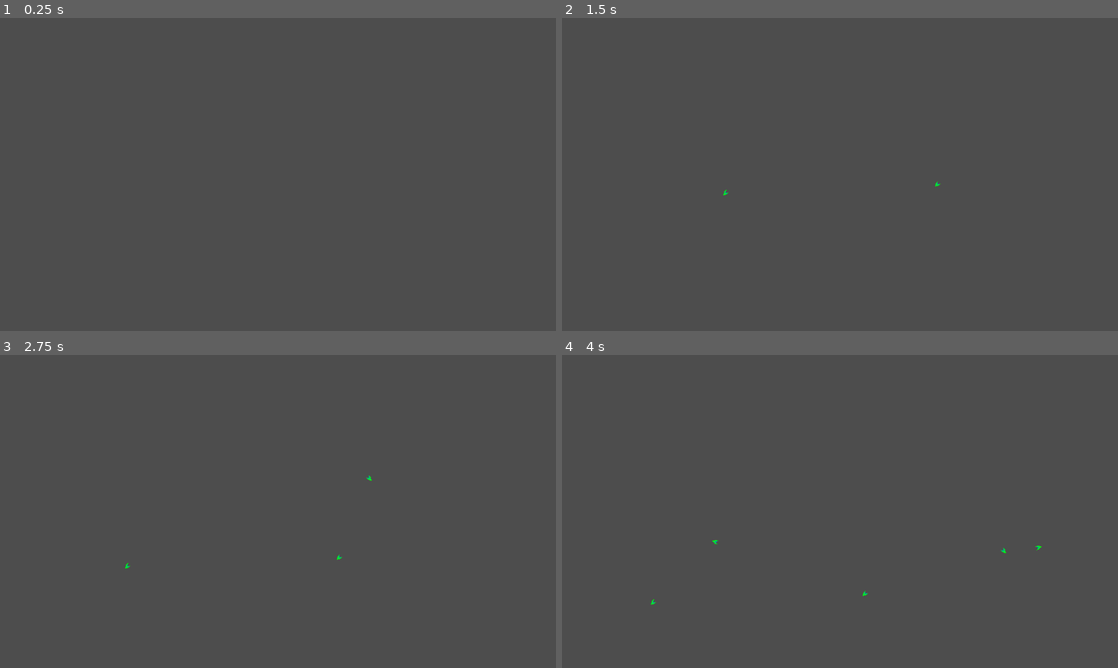
Above: before the commit, frames 1-4 (two rows, left to right).
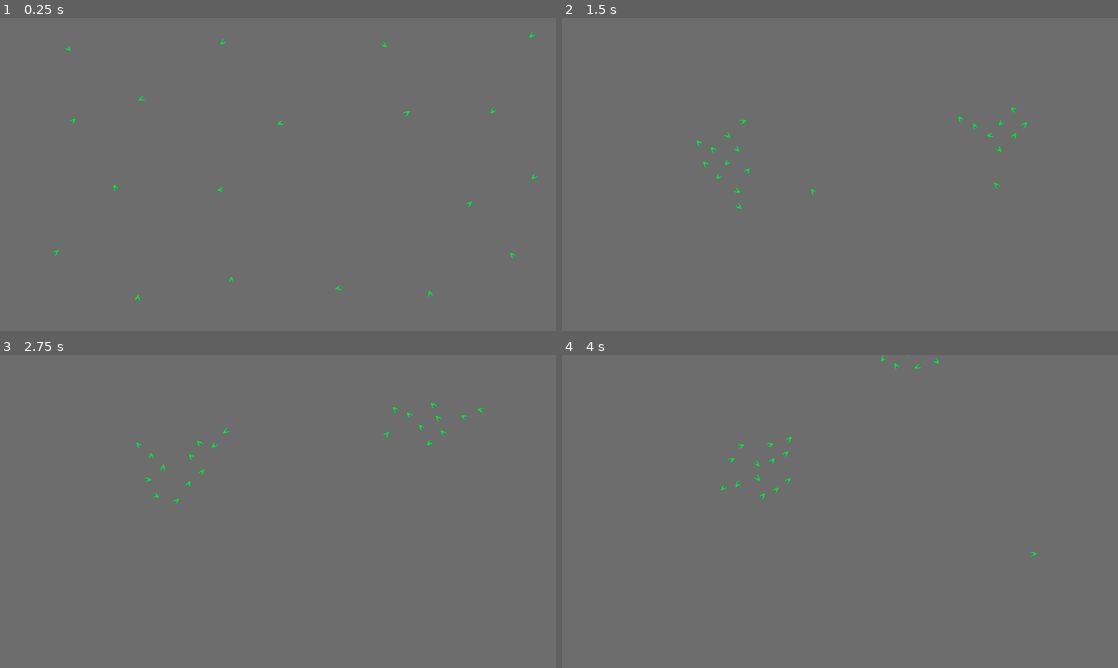
Above: after the commit, the same moments.

Repository: JarWarren/Boids
Game: Godot game, scene res://Scene2d.tscn
The game is run twice, just before and just after one commit, with the same random seed, the same clock (stepped at 60 frames per second) and the same inputs. Before the commit the project starts from res://plane.tscn.
Inputs (mouse positions are in pixels of both pictures, inside the frame that each line leads up to):
- Up to frame 1 (0.25 s): no input
- Up to frame 2 (1.5 s): move the mouse to (962, 158) at 0.52 s; click (962, 158) at 0.6 s; move the mouse to (728, 190) at 1.27 s; click (728, 190) at 1.35 s
- Up to frame 3 (2.75 s): move the mouse to (333, 442) at 2.02 s; click (333, 442) at 2.1 s
- Up to frame 4 (4 s): move the mouse to (812, 574) at 2.77 s; click (812, 574) at 2.85 s; move the mouse to (1006, 558) at 3.52 s; click (1006, 558) at 3.6 s

The runs differ from the first frame. In frame 1, 100% of the frame differs, in the area x 0-100%, y 0-100%; in frame 2, 100%; in frame 3, 100%; in frame 4, 100%.

Commit message:
2d behavior

Diff:
--- a/Boid.gd
+++ /dev/null
@@ -1,22 +0,0 @@
-class_name Boid
-extends Sprite2D
-
-const MAX_SPEED = 3
-var _velocity = Vector2(randi_range(-MAX_SPEED, MAX_SPEED), randi_range(-MAX_SPEED, MAX_SPEED))
-
-func _process(_delta):
-	_velocity += _align() + _separate() + _cohere()
-	position += _velocity
-	rotation = _velocity.normalized().angle()
-
-
-func _align() -> Vector2:
-	return Vector2.ZERO
-
-
-func _separate() -> Vector2:
-	return Vector2.ZERO
-
-
-func _cohere() -> Vector2:
-	return Vector2.ZERO
--- a/Boid.tscn
+++ /dev/null
@@ -1,9 +0,0 @@
-[gd_scene load_steps=3 format=3 uid="uid://ba6a244j217ua"]
-
-[ext_resource type="Texture2D" uid="uid://cbslrgw4p8y3o" path="res://boid.PNG" id="1_oi6fw"]
-[ext_resource type="Script" path="res://Boid.gd" id="2_7spif"]
-
-[node name="Boid" type="Sprite2D"]
-texture_filter = 1
-texture = ExtResource( "1_oi6fw" )
-script = ExtResource( "2_7spif" )
--- /dev/null
+++ b/Boid2D.gd
@@ -0,0 +1,48 @@
+extends Area2D
+
+const MAX_SPEED = 3
+var velocity = Vector2(randf_range(-MAX_SPEED, MAX_SPEED), randf_range(-MAX_SPEED, MAX_SPEED))
+var local_boids = []
+
+func _ready():
+	rotation = velocity.normalized().angle()
+
+func _process(_delta):
+	if local_boids.size() == 0:
+		position += velocity
+		return
+	var cohesion = Vector2.ZERO
+	var separation = Vector2.ZERO
+	var alignment = Vector2.ZERO
+	for boid in local_boids:
+		cohesion += boid.position
+		alignment += boid.velocity
+		if position.distance_to(boid.position) < 32:
+			separation -= boid.position - position
+	cohesion /= local_boids.size()
+	cohesion -= position
+	cohesion /= 128
+	alignment /= local_boids.size()
+	alignment -= velocity
+	alignment /= 32
+	velocity += cohesion + separation + alignment
+	if position.x < 0:
+		velocity.x += 1
+	elif position.x > 1024:
+		velocity.x -= 1
+	if position.y < 0:
+		velocity.y += 1
+	elif position.y > 600:
+		velocity.y -= 1
+	velocity.x = clamp(velocity.x, -MAX_SPEED, MAX_SPEED)
+	velocity.y = clamp(velocity.y, -MAX_SPEED, MAX_SPEED)
+	position += velocity
+	rotation = velocity.normalized().angle()
+
+
+func _on_boid_2d_area_entered(area):
+	local_boids.append(area)
+
+
+func _on_boid_2d_area_exited(area):
+	local_boids.remove_at(local_boids.find(area))
--- /dev/null
+++ b/Boid2D.tscn
@@ -0,0 +1,21 @@
+[gd_scene load_steps=4 format=3 uid="uid://4iumqwkujjjx"]
+
+[ext_resource type="Texture2D" uid="uid://cbslrgw4p8y3o" path="res://boid.PNG" id="1_8mgmy"]
+[ext_resource type="Script" path="res://Boid2D.gd" id="2_i1hcn"]
+
+[sub_resource type="CircleShape2D" id="CircleShape2D_6kr3i"]
+radius = 120.004
+
+[node name="Boid2D" type="Area2D"]
+texture_filter = 1
+script = ExtResource( "2_i1hcn" )
+
+[node name="CollisionShape2D" type="CollisionShape2D" parent="."]
+shape = SubResource( "CircleShape2D_6kr3i" )
+
+[node name="Sprite2D" type="Sprite2D" parent="."]
+texture_filter = 2
+texture = ExtResource( "1_8mgmy" )
+
+[connection signal="area_entered" from="." to="." method="_on_boid_2d_area_entered"]
+[connection signal="area_exited" from="." to="." method="_on_boid_2d_area_exited"]
--- a/plane.gd
+++ b/Scene2d.gd
@@ -1,10 +1,9 @@
 extends Node2D
 
-var boid_scene = preload("res://Boid.tscn")
+var boid_scene = preload("res://Boid2D.tscn")
 
 func _process(_delta):
 	if Input.is_action_just_pressed("click"):
 		var boid = boid_scene.instantiate()
 		add_child(boid)
 		boid.global_position = get_global_mouse_position()
-	# make the 3 rules togglable with hotkeys
--- /dev/null
+++ b/Scene2d.tscn
@@ -0,0 +1,64 @@
+[gd_scene load_steps=3 format=3 uid="uid://d3dihmds3oiu7"]
+
+[ext_resource type="Script" path="res://Scene2d.gd" id="1_ixkt0"]
+[ext_resource type="PackedScene" uid="uid://4iumqwkujjjx" path="res://Boid2D.tscn" id="2_iic0v"]
+
+[node name="Scene2D" type="Node2D"]
+script = ExtResource( "1_ixkt0" )
+
+[node name="Boid2D" parent="." instance=ExtResource( "2_iic0v" )]
+position = Vector2(131, 28)
+
+[node name="Boid2D2" parent="." instance=ExtResource( "2_iic0v" )]
+position = Vector2(492, 7)
+
+[node name="Boid2D3" parent="." instance=ExtResource( "2_iic0v" )]
+position = Vector2(338, 159)
+
+[node name="Boid2D7" parent="." instance=ExtResource( "2_iic0v" )]
+position = Vector2(492, 366)
+
+[node name="Boid2D8" parent="." instance=ExtResource( "2_iic0v" )]
+position = Vector2(479, 571)
+
+[node name="Boid2D9" parent="." instance=ExtResource( "2_iic0v" )]
+position = Vector2(271, 624)
+
+[node name="Boid2D4" parent="." instance=ExtResource( "2_iic0v" )]
+position = Vector2(117, 248)
+
+[node name="Boid2D5" parent="." instance=ExtResource( "2_iic0v" )]
+position = Vector2(80, 503)
+
+[node name="Boid2D6" parent="." instance=ExtResource( "2_iic0v" )]
+position = Vector2(274, 390)
+
+[node name="Boid2D10" parent="." instance=ExtResource( "2_iic0v" )]
+position = Vector2(778, 12)
+
+[node name="Boid2D11" parent="." instance=ExtResource( "2_iic0v" )]
+position = Vector2(1139, -9)
+
+[node name="Boid2D12" parent="." instance=ExtResource( "2_iic0v" )]
+position = Vector2(997, 148)
+
+[node name="Boid2D13" parent="." instance=ExtResource( "2_iic0v" )]
+position = Vector2(1151, 293)
+
+[node name="Boid2D14" parent="." instance=ExtResource( "2_iic0v" )]
+position = Vector2(1105, 512)
+
+[node name="Boid2D19" parent="." instance=ExtResource( "2_iic0v" )]
+position = Vector2(606, 188)
+
+[node name="Boid2D15" parent="." instance=ExtResource( "2_iic0v" )]
+position = Vector2(918, 608)
+
+[node name="Boid2D16" parent="." instance=ExtResource( "2_iic0v" )]
+position = Vector2(810, 237)
+
+[node name="Boid2D17" parent="." instance=ExtResource( "2_iic0v" )]
+position = Vector2(713, 553)
+
+[node name="Boid2D18" parent="." instance=ExtResource( "2_iic0v" )]
+position = Vector2(928, 404)
--- a/plane.tscn
+++ /dev/null
@@ -1,9 +0,0 @@
-[gd_scene load_steps=3 format=3 uid="uid://vo1oym081pic"]
-
-[ext_resource type="Script" path="res://plane.gd" id="1_nhua7"]
-[ext_resource type="PackedScene" uid="uid://ba6a244j217ua" path="res://Boid.tscn" id="1_yxkx1"]
-
-[node name="Plane" type="Node2D"]
-script = ExtResource( "1_nhua7" )
-
-[node name="Boid" parent="." instance=ExtResource( "1_yxkx1" )]
--- a/project.godot
+++ b/project.godot
@@ -8,20 +8,10 @@
 
 config_version=5
 
-_global_script_classes=[{
-"base": "Sprite2D",
-"class": &"Boid",
-"language": &"GDScript",
-"path": "res://Boid.gd"
-}]
-_global_script_class_icons={
-"Boid": ""
-}
-
 [application]
 
 config/name="Boids"
-run/main_scene="res://plane.tscn"
+run/main_scene="res://Scene2d.tscn"
 config/icon="res://icon.png"
 config/features=PackedStringArray("4.0", "Vulkan Clustered")
 
@@ -37,10 +27,11 @@
 
 click={
 "deadzone": 0.5,
-"events": [Object(InputEventMouseButton,"resource_local_to_s …(81 unchanged characters)… t_pressed":false,"shift_pressed":false,"ctrl_pressed":false,"command_pressed":false, …(161 unchanged characters)…
+"events": [Object(InputEventMouseButton,"resource_local_to_s …(81 unchanged characters)… t_pressed":false,"shift_pressed":false,"meta_pressed":false,"command_pressed":false, …(161 unchanged characters)…
 ]
 }
 
 [rendering]
 
 vulkan/rendering/back_end=1
+environment/defaults/default_clear_color=Color(0.427451, 0.427451, 0.427451, 1)
Binary file changed: icon.png
